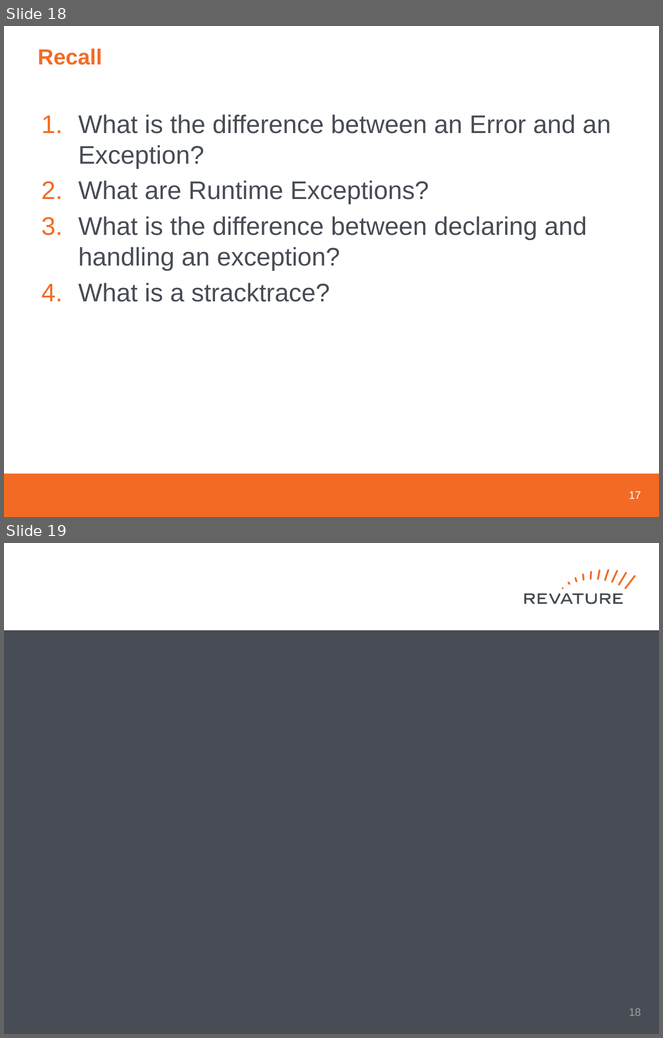
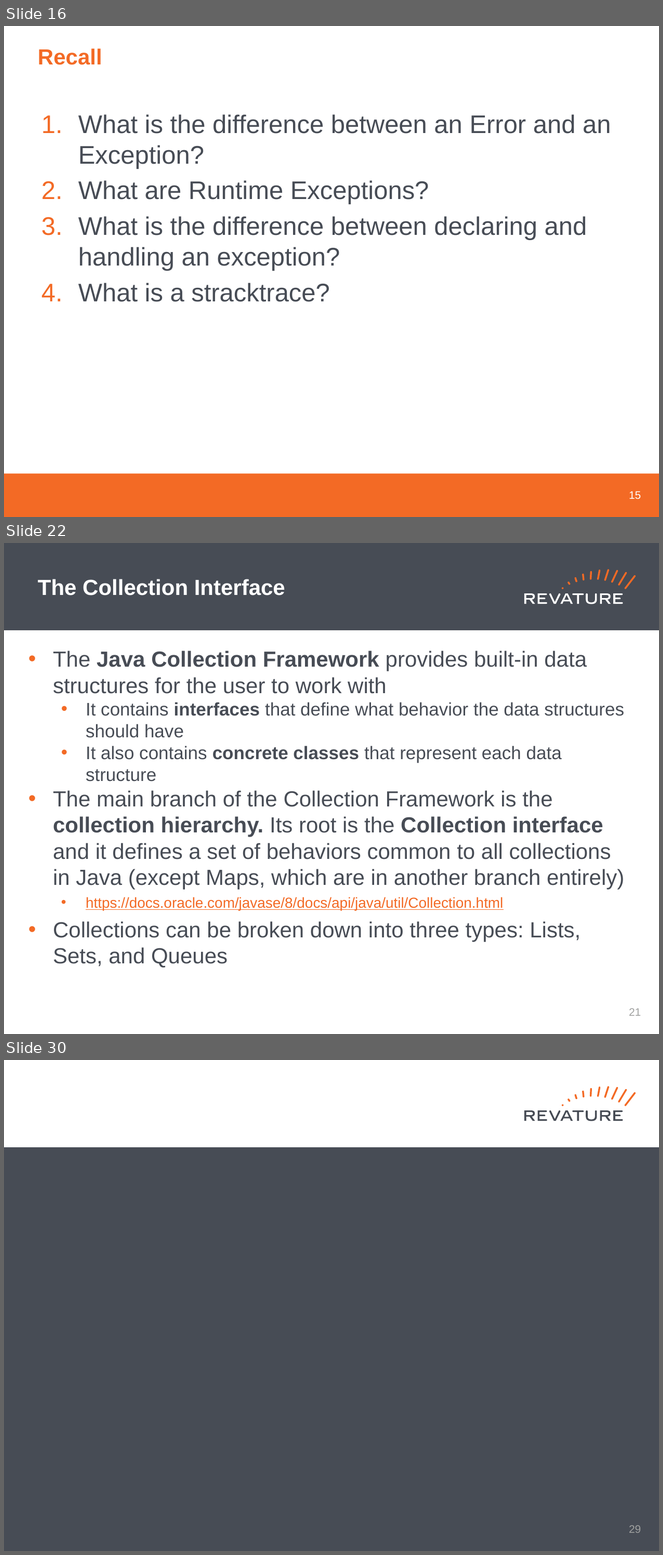
Before and after one commit to jhigherevature/spark-examples, a slide deck: revised-ppts/Day 15 PPT.pptx. Shown one above the other, each under a label of ours: slides 18 and 19 before the commit, slides 16, 22 and 30 after it; the slides between them are not shown. The pictures are 663x1038 and 663x1555 pixels, drawn with LibreOffice and Linux fonts; fonts in the diff are those of the drawing; background and template pictures are left out. Boxes give left, top, right and bottom in pixels: in the first picture for what was removed or moved away, otherwise in the second. Text is boxed around its words. In the diff, an @@ line names an element or a change of style, - is before the commit and + after.

```diff
--- a/revised-ppts/Day 15 PPT.pptx
+++ b/revised-ppts/Day 15 PPT.pptx
@@ slide 22 added at <box>4,543,659,1034</box>, background #FFFFFF; not listed: 10 template elements that a slide beside it also shows @@
@@ rectangle added at <box>4,543,659,630</box>, fill #474C55 @@
@@ title added at <box>38,579,285,596</box>, 24 pt, text #FFFFFF, bold @@
+The Collection Interface
@@ group added at <box>524,593,622,604</box>: 8 freeform shapes @@
@@ text added at <box>53,651,624,968</box>, 24 pt, text #474C55 @@
+• The Java Collection Framework provides built-in data structures for the user to work with
+  • It contains interfaces that define what behavior the data structures should have
+  • It also contains concrete classes that represent each data structure
+• The main branch of the Collection Framework is the collection hierarchy. Its root is the Collection interface and it defines a set of behaviors common to all collections in Java (except Maps, which are in another branch entirely)
+  • https://docs.oracle.com/javase/8/docs/api/java/util/Collection.html
+• Collections can be broken down into three types: Lists, Sets, and Queues
@@ page number added at <box>629,1008,641,1016</box>, 12 pt, text #A0A1A0 @@
+21
@@ what was slide 18 is now slide 16 @@
@@ page number at <box>629,491,641,499</box>: text changed @@
-17
+15
@@ what was slide 19 is now slide 30 @@
@@ page number at <box>629,1525,641,1533</box>: text changed @@
-18
+29
```
Also in this commit, not shown: 2 slides changed, 12 other slides added, 2 slides removed, 15 other files.
